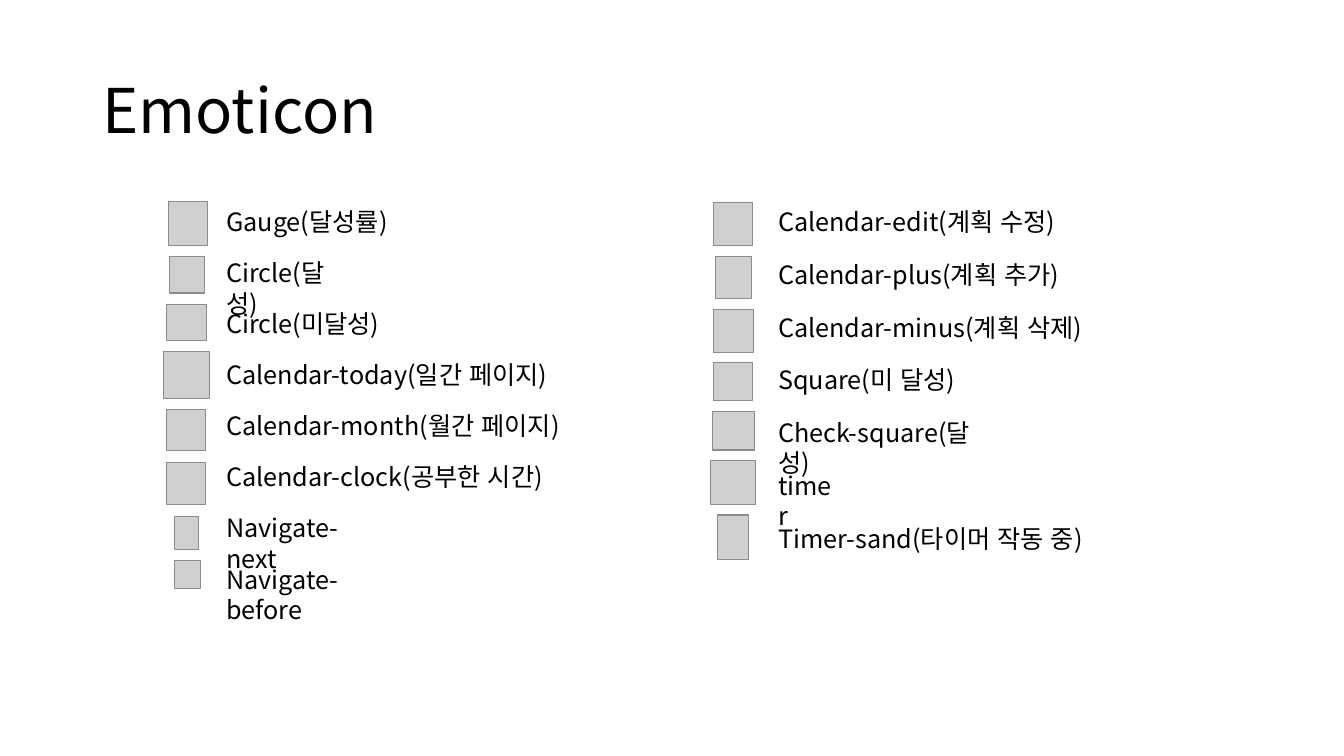
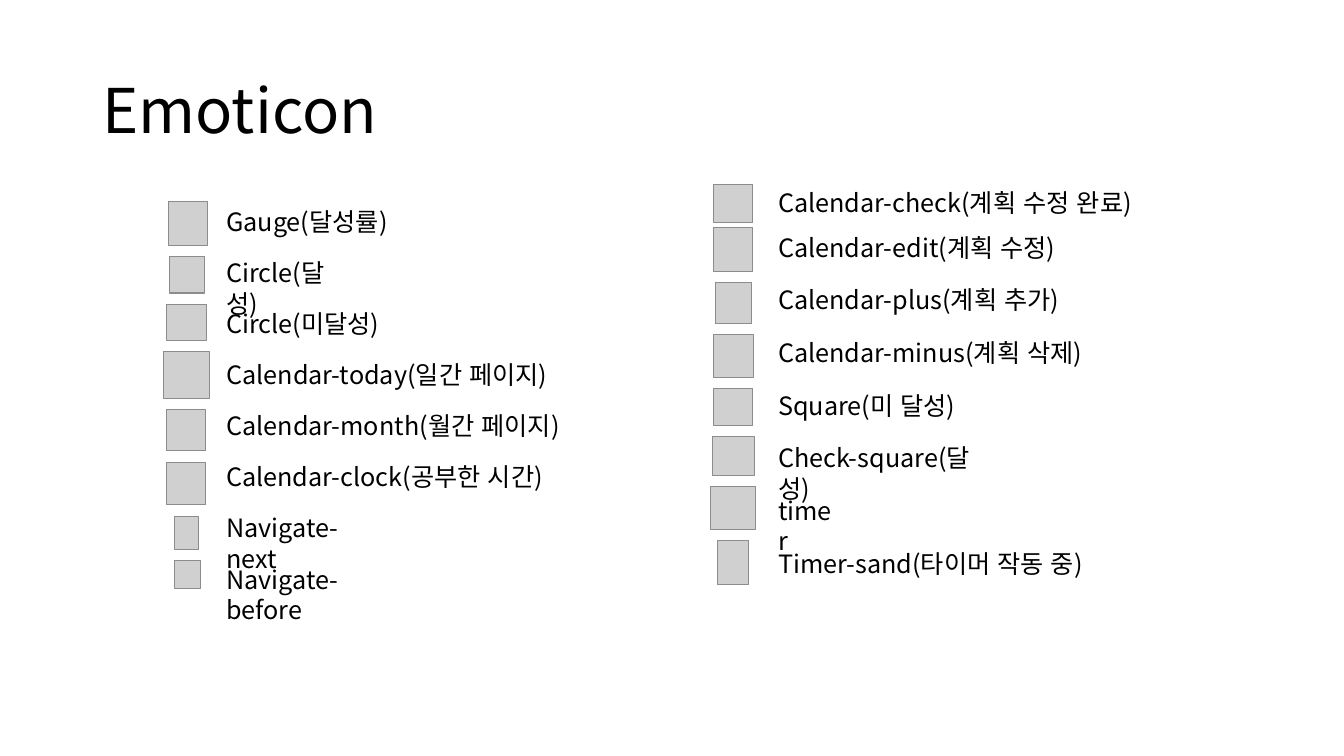
Before and after one commit to benel-del/ScheduleTimer, a slide deck: slide 9 of documents/proposal/Project Proposal.pptx. Drawn at 1344x756 pixels with LibreOffice and Linux fonts; fonts in the diff are those of the drawing; grey boxes stand for pictures. Boxes give left, top, right and bottom in pixels: in the first picture for what was removed or moved away, otherwise in the second. Text is boxed around its words. In the diff, an @@ line names an element or a change of style, - is before the commit and + after.

Commit message:
일간 페이지 프론트 디자인 수정

```diff
--- a/documents/proposal/Project Proposal.pptx
+++ b/documents/proposal/Project Proposal.pptx
@@ picture added at (x1=714, y1=185, x2=752, y2=223) @@
@@ text added at (x1=778, y1=191, x2=1132, y2=217), 18 pt, text #000000 @@
+Calendar-check(계획 수정 완료)
@@ 7 pictures, 7 texts moved together from (x1=711, y1=203, x2=1083, y2=560) to (x1=711, y1=228, x2=1083, y2=585) @@
```
Also in this commit, not shown: 5 other slides changed, 2 other files.
